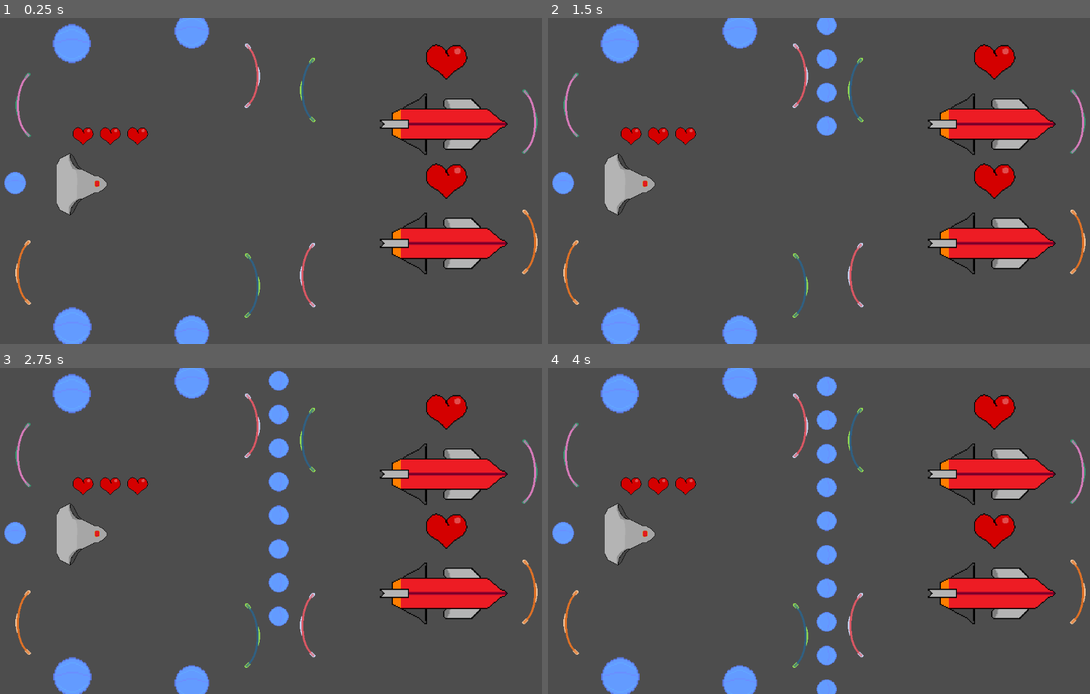
Above: before the commit, frames 1-4 (two rows, left to right).
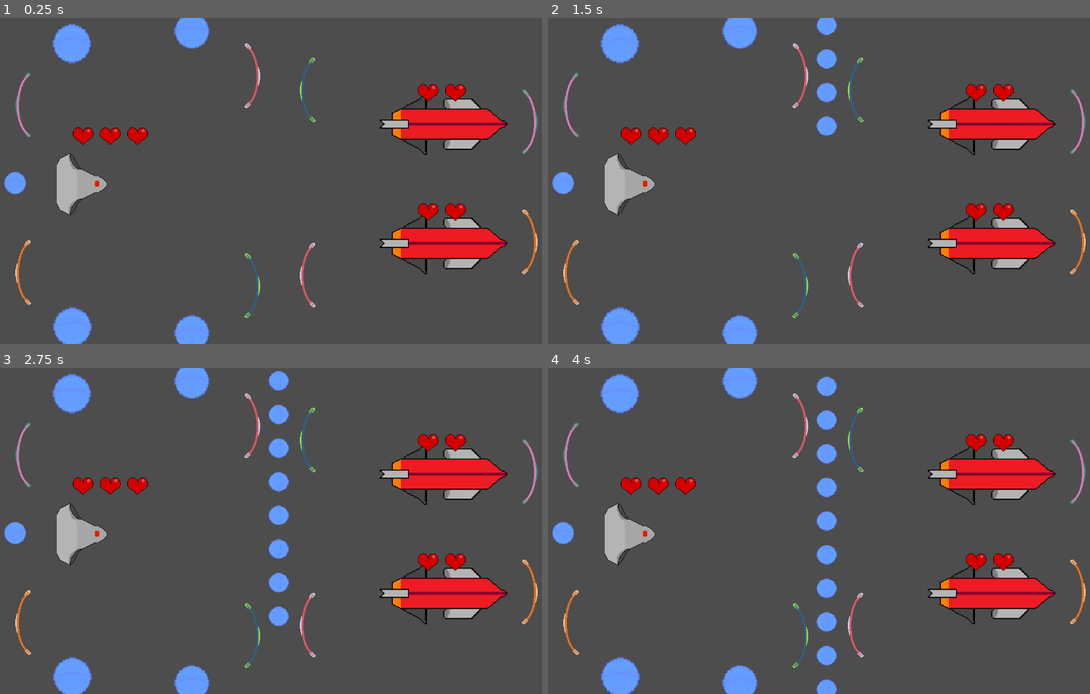
Above: after the commit, the same moments.

Repository: farkon00/GMTK2024
Game: Godot game, scene res://Levels/level4.tscn
Same seed, same stepped clock (60 frames per second), same inputs: the game is played once before the commit and once after it. This scene is started directly instead of the project's main scene.
Inputs (mouse positions are in pixels of both pictures, inside the frame that each line leads up to):
- Up to frame 1 (0.25 s): no input
- Up to frame 2 (1.5 s): tap Enter at 0.5 s; move the mouse to (959, 164) at 0.52 s; click (959, 164) at 0.67 s; move the mouse to (716, 197) at 1.27 s; click (716, 197) at 1.42 s
- Up to frame 3 (2.75 s): move the mouse to (341, 459) at 2.02 s; click (341, 459) at 2.17 s
- Up to frame 4 (4 s): move the mouse to (802, 596) at 2.77 s; click (802, 596) at 2.92 s; move the mouse to (1008, 579) at 3.52 s; click (1008, 579) at 3.67 s

The runs differ from the first frame. In frame 1, 1.7% of the frame differs, in the area x 77-87%, y 8-63%; in frame 2, 1.7%; in frame 3, 1.7%; in frame 4, 1.7%.
Error in both runs: Invalid access to property or key 'currently_changing' on a base object of type 'Nil'. (res://Scripts/Player.gd:14)

Commit message:
Level 4 fixes
* Added a second heart to each enemy
* Fixed heart display size for enemies

Diff:
--- a/Levels/level4.tscn
+++ b/Levels/level4.tscn
@@ -59,10 +59,28 @@
 
 [node name="EnemyShip" parent="EnemyShips" instance=ExtResource("5_cpevh")]
 position = Vector2(878, 210)
+initial_hearts_count = 2
+
+[node name="CollisionShape2D" parent="EnemyShips/EnemyShip" index="0"]
+scale = Vector2(2, 2)
+
+[node name="AnimatedSprite2D" parent="EnemyShips/EnemyShip" index="1"]
+scale = Vector2(2, 2)
+
+[node name="Area2D" parent="EnemyShips/EnemyShip" index="3"]
 scale = Vector2(2, 2)
 
 [node name="EnemyShip2" parent="EnemyShips" instance=ExtResource("5_cpevh")]
 position = Vector2(878, 447)
+initial_hearts_count = 2
+
+[node name="CollisionShape2D" parent="EnemyShips/EnemyShip2" index="0"]
+scale = Vector2(2, 2)
+
+[node name="AnimatedSprite2D" parent="EnemyShips/EnemyShip2" index="1"]
+scale = Vector2(2, 2)
+
+[node name="Area2D" parent="EnemyShips/EnemyShip2" index="3"]
 scale = Vector2(2, 2)
 
 [node name="MeteorideWall" parent="." instance=ExtResource("3_eo52r")]
@@ -161,6 +179,8 @@
 position = Vector2(30, 60)
 shape = SubResource("RectangleShape2D_myvtk")
 
+[editable path="EnemyShips/EnemyShip"]
+[editable path="EnemyShips/EnemyShip2"]
 [editable path="Portal2"]
 [editable path="Portal3"]
 [editable path="Portal4"]
